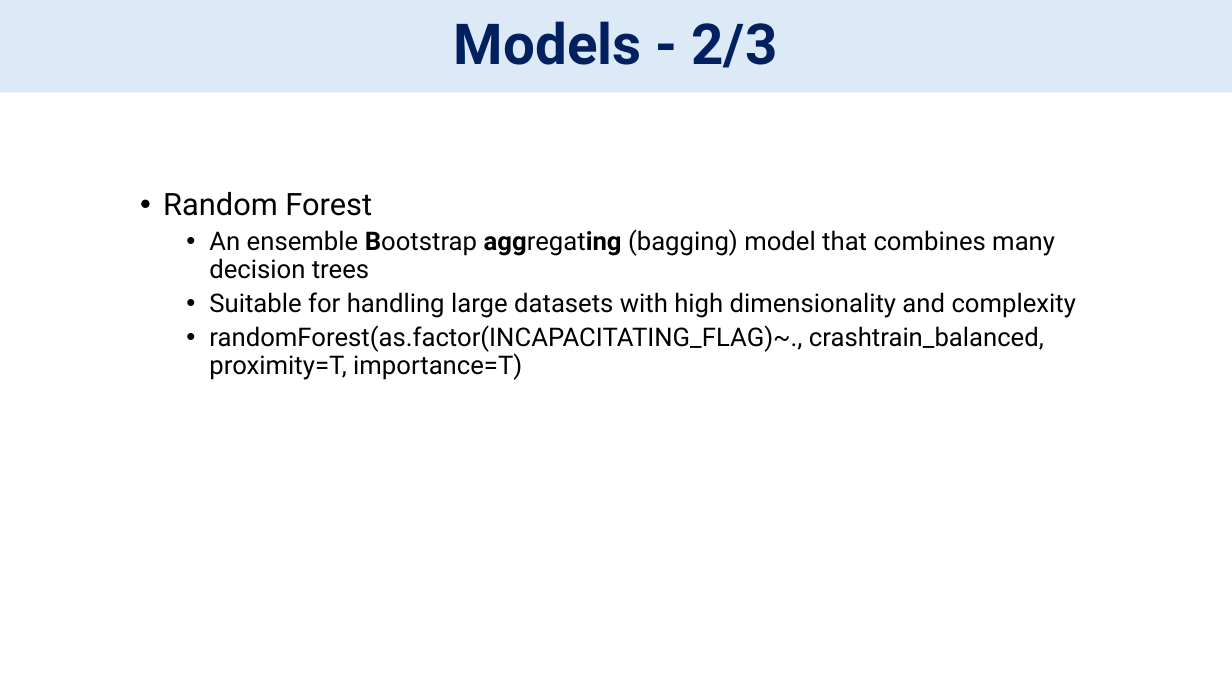
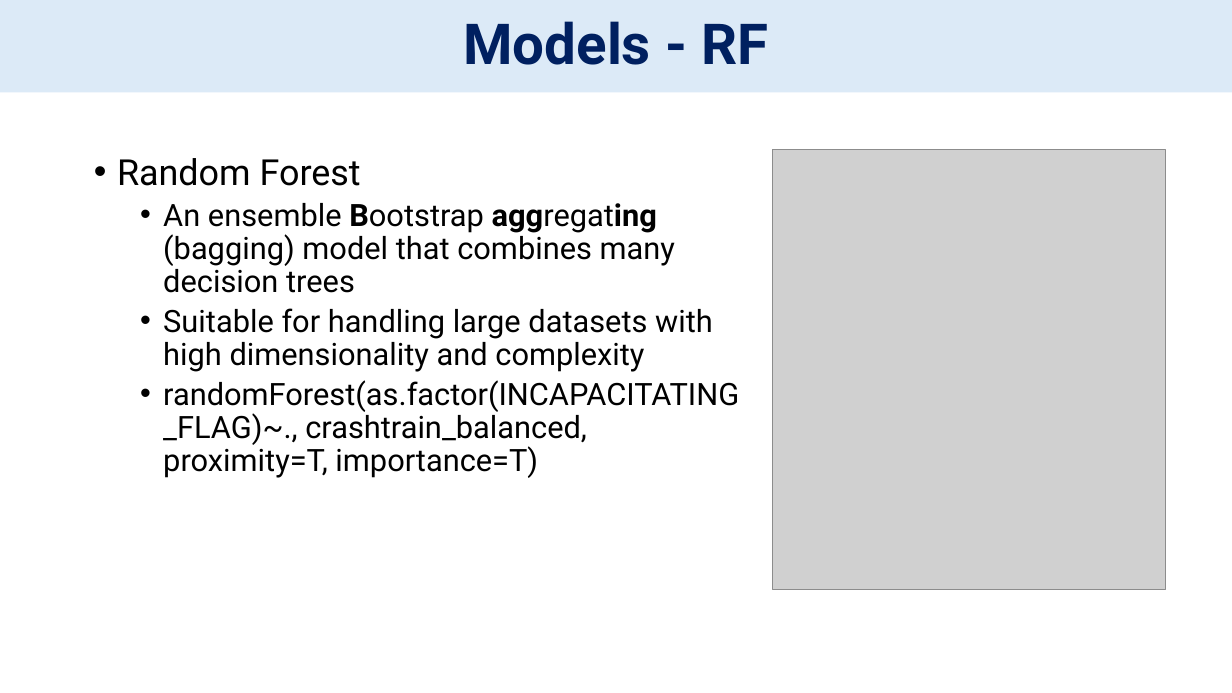
Before and after one commit to bofethe/signal-four, a slide deck: slide 10 of PredictiveCrashAnalysis.pptx (slide 9 before the commit). Drawn at 1232x693 pixels with LibreOffice and Linux fonts; fonts in the diff are those of the drawing; grey boxes stand for pictures. Boxes give left, top, right and bottom in pixels: in the first picture for what was removed or moved away, otherwise in the second. Text is boxed around its words. In the diff, an @@ line names an element or a change of style, - is before the commit and + after.

```diff
--- a/PredictiveCrashAnalysis.pptx
+++ b/PredictiveCrashAnalysis.pptx
@@ title at (463,21,768,65): text changed @@
-Models - 2/3
+Models - RF
@@ text "Random Forest": place and size @@
-text "Random Forest" at (163,192,1076,380)
+text "Random Forest" at (117,158,739,478)
@@ text "Random Forest" at (117,158,739,478): size 24 to 28 pt in "Random Forest"; size 20 to 24 pt; list level 2 to 1 in "Random Forest"; list level 3 to 2 in "An ensemble Bootstrap aggregating (bagging) ..."; list level 3 to 2 in "Suitable for handling large datasets ..."; list level 3 to 2 in "randomForest(as.factor(INCAPACITATING_FLAG)~., crashtrain_ba ..." @@
@@ picture added at (774,150,1165,590) @@
```
Also in this commit, not shown: 6 other slides changed, 3 slides added, 1 slide removed, 3 other files.
